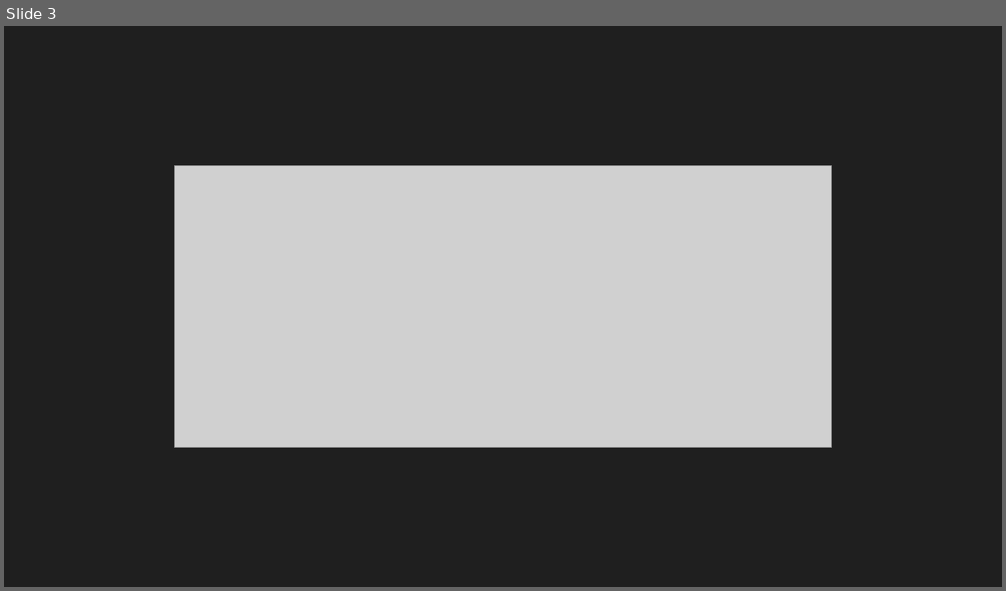
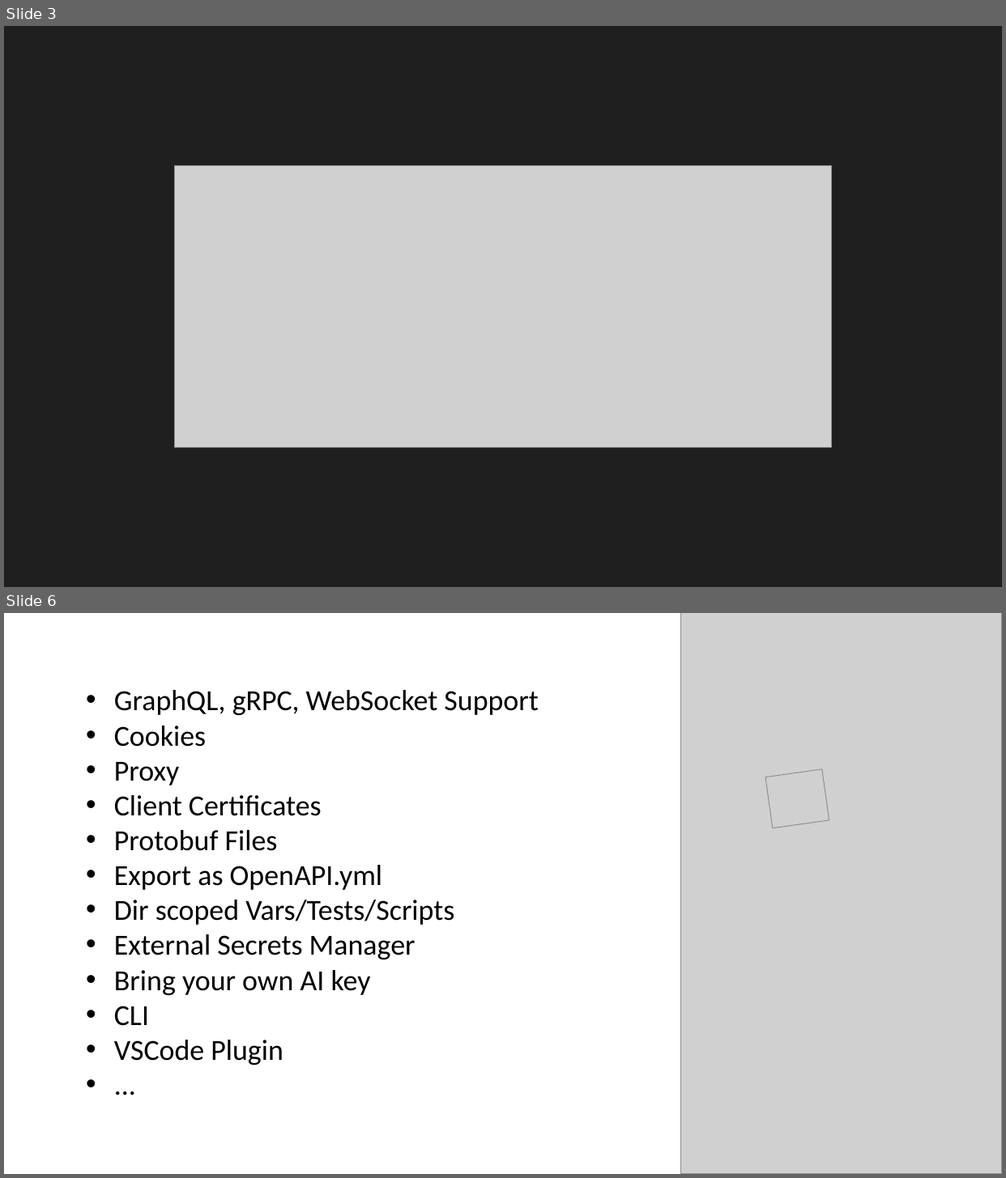
Before and after one commit to sebastian-boehrig-openvalue/bruno-presentation, a slide deck: 0-slides/Presentation.pptx. Shown one above the other, each under a label of ours: slide 3 before the commit, slides 3 and 6 after it; the slides between them are not shown. The pictures are 1006x591 and 1006x1178 pixels, drawn with LibreOffice and Linux fonts; fonts in the diff are those of the drawing; grey boxes stand for pictures. Boxes give left, top, right and bottom in pixels: in the first picture for what was removed or moved away, otherwise in the second. Text is boxed around its words. In the diff, an @@ line names an element or a change of style, - is before the commit and + after.

```diff
--- a/0-slides/Presentation.pptx
+++ b/0-slides/Presentation.pptx
@@ slide 6 added at (x1=4, y1=613, x2=1002, y2=1174), background #FFFFFF @@
@@ picture added at (x1=681, y1=613, x2=1002, y2=1174) @@
@@ text added at (x1=114, y1=690, x2=538, y2=1065), 28 pt, text #000000 @@
+• GraphQL, gRPC, WebSocket Support
+• Cookies
+• Proxy
+• Client Certificates
+• Protobuf Files
+• Export as OpenAPI.yml
+• Dir scoped Vars/Tests/Scripts
+• External Secrets Manager
+• Bring your own AI key
+• CLI
+• VSCode Plugin
+• ...
@@ picture added at (x1=765, y1=769, x2=829, y2=828) @@
```
Also in this commit, not shown: 2 slides changed.
